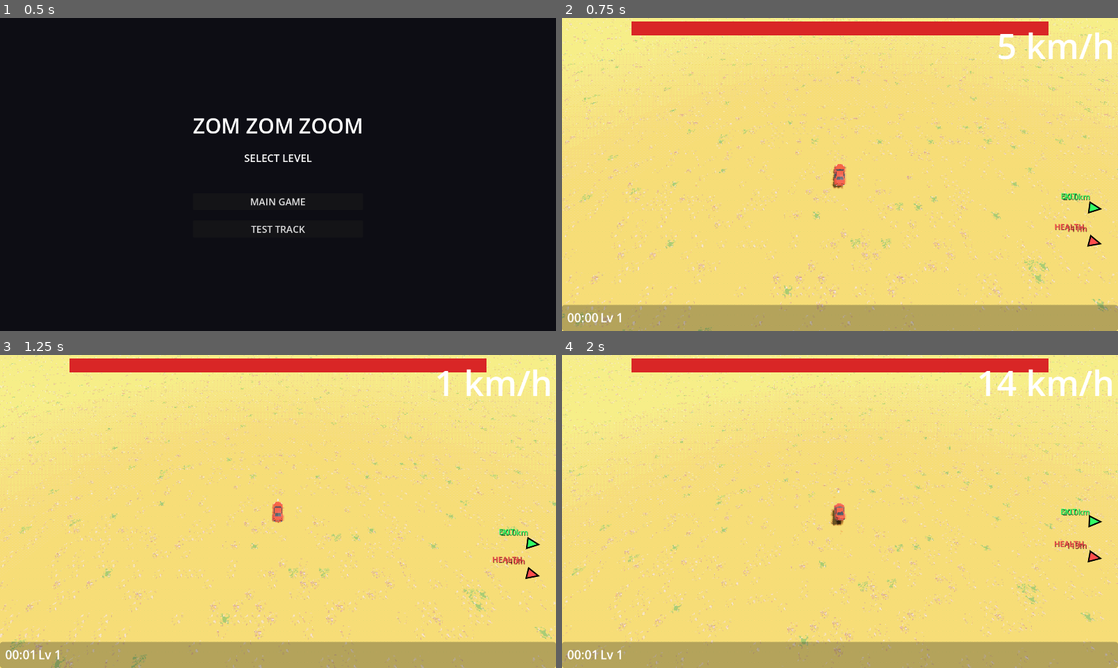
Above: before the commit, frames 1-4 (two rows, left to right).
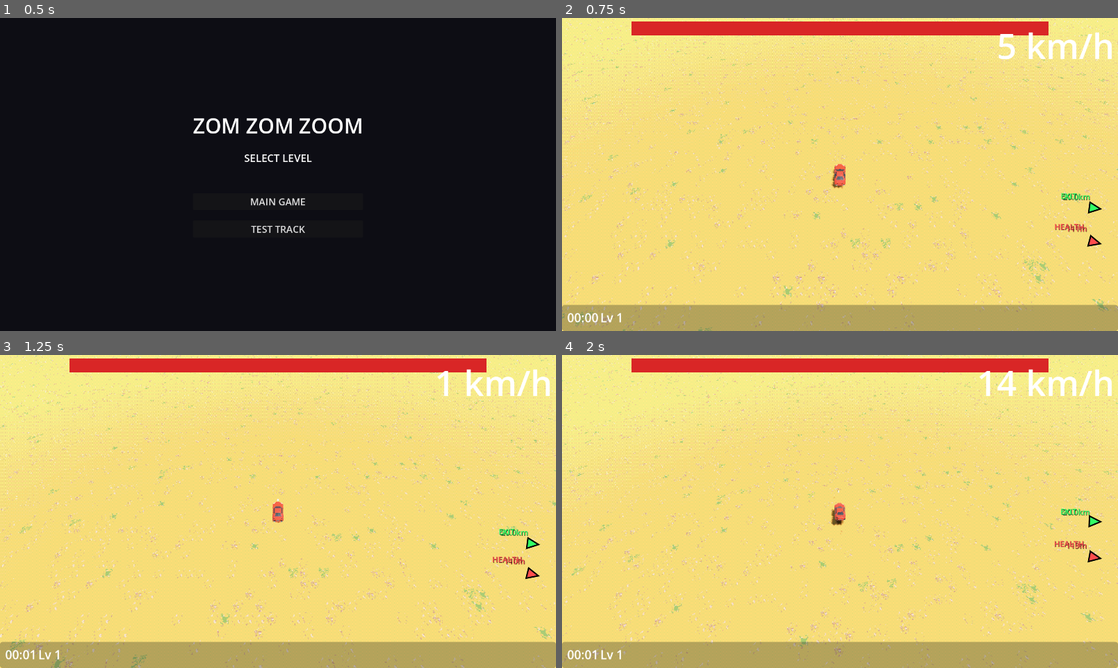
Above: after the commit, the same moments.

Repository: earv1/zom-zom-zoom-3d
Game: Godot game, scene res://scenes/ui/level_select.tscn
Same seed, same stepped clock (60 frames per second), same inputs: the game is played once before the commit and once after it.
Inputs (mouse positions are in pixels of both pictures, inside the frame that each line leads up to):
- Up to frame 1 (0.5 s): no input
- Up to frame 2 (0.75 s): click "MAIN GAME" at 0.5 s
- Up to frame 3 (1.25 s): no input
- Up to frame 4 (2 s): tap Enter at 1.25 s; move the mouse to (962, 495) at 1.27 s; hold H (turn_right) from 1.28 s (still down); hold Right mouse button (accelerate) from 1.28 s (still down); click (962, 495) at 1.42 s; tap Space (jump) at 1.52 s

Frame 1 is identical in both runs. In frame 2, 1.1% of the frame differs, in the area x 0-100%, y 0-100%; in frame 3, 1.1%; in frame 4, 1.1%.

Commit message:
better builds and more res

Diff:
--- a/scenes/ui/psx_screen.gd
+++ b/scenes/ui/psx_screen.gd
@@ -13,7 +13,7 @@
 	mat.shader = shader
 	mat.set_shader_parameter("color_depth", 15)
 	mat.set_shader_parameter("dither_strength", 0.4)
-	mat.set_shader_parameter("target_resolution", Vector2i(640, 480))
+	mat.set_shader_parameter("target_resolution", Vector2i(960, 720))
 
 	_rect = ColorRect.new()
 	_rect.material = mat
Not shown, changed: build_web.sh
